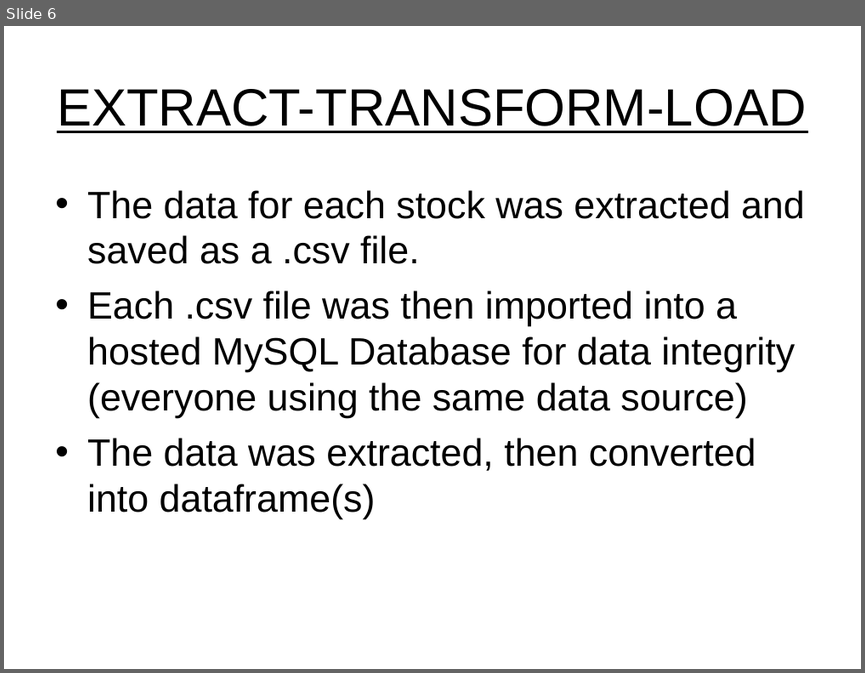
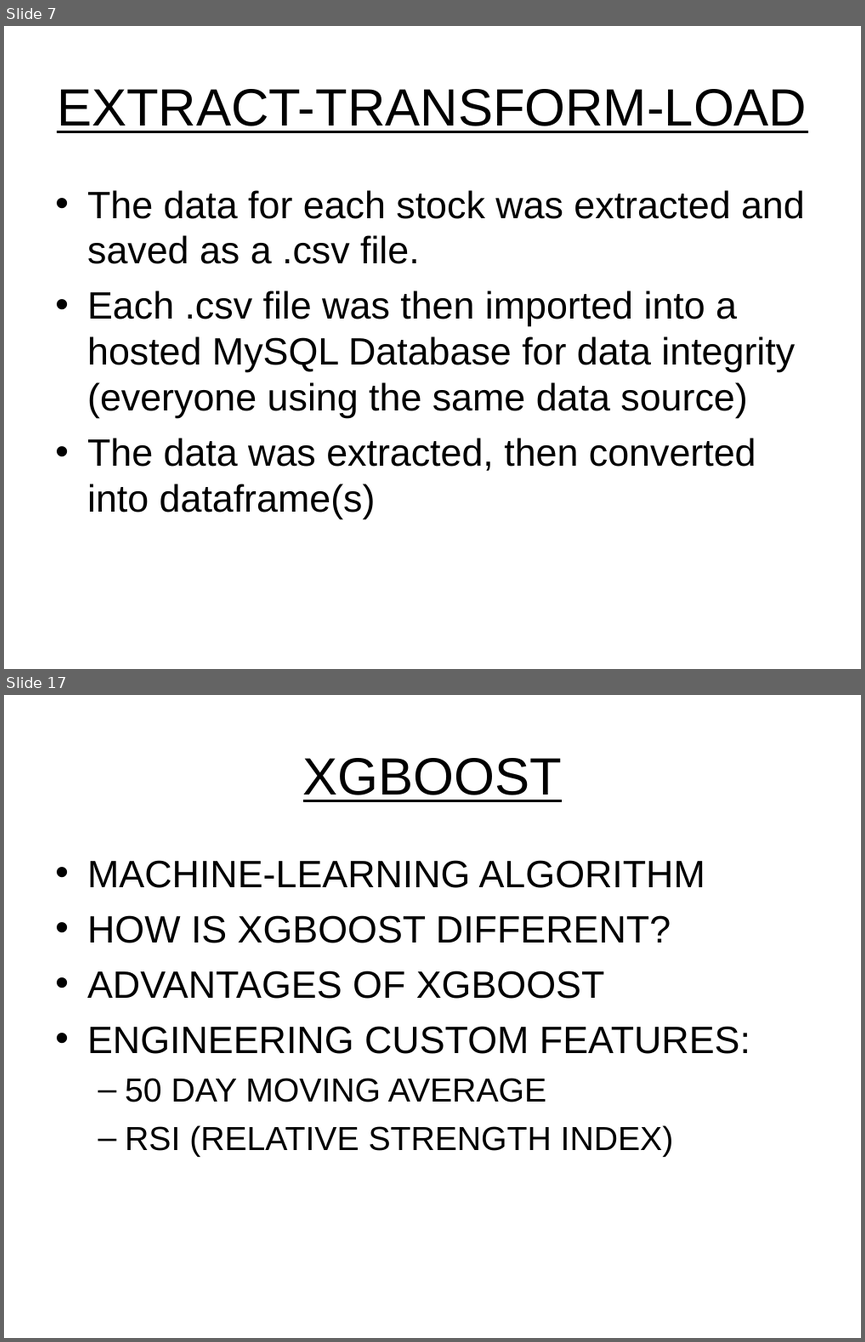
Before and after one commit to dadario10/Data_Modeling_Project, a slide deck: PowerPoint/Project 4 - SM Prediction.ppt. Shown one above the other, each under a label of ours: slide 6 before the commit, slides 7 and 17 after it; the slides between them are not shown. The pictures are 865x673 and 865x1342 pixels, drawn with LibreOffice and Linux fonts; fonts in the diff are those of the drawing; background and template pictures are left out. Boxes give left, top, right and bottom in pixels: in the first picture for what was removed or moved away, otherwise in the second. Text is boxed around its words. In the diff, an @@ line names an element or a change of style, - is before the commit and + after.

```diff
--- a/PowerPoint/Project 4 - SM Prediction.ppt
+++ b/PowerPoint/Project 4 - SM Prediction.ppt
@@ slide 17 added at (x1=4, y1=695, x2=861, y2=1338), background picture (left out) @@
@@ title added at (x1=303, y1=758, x2=562, y2=802), 44 pt, text #000000, underline @@
+XGBOOST
@@ text added at (x1=87, y1=860, x2=750, y2=1157), 32 pt, text #000000 @@
+• MACHINE-LEARNING ALGORITHM
+• HOW IS XGBOOST DIFFERENT?
+• ADVANTAGES OF XGBOOST
+• ENGINEERING CUSTOM FEATURES:
+  – 50 DAY MOVING AVERAGE
+  – RSI (RELATIVE STRENGTH INDEX)
@@ what was slide 6 is now slide 7 @@
```
Also in this commit, not shown: 4 slides changed, 26 other slides added, 2 slides removed.
